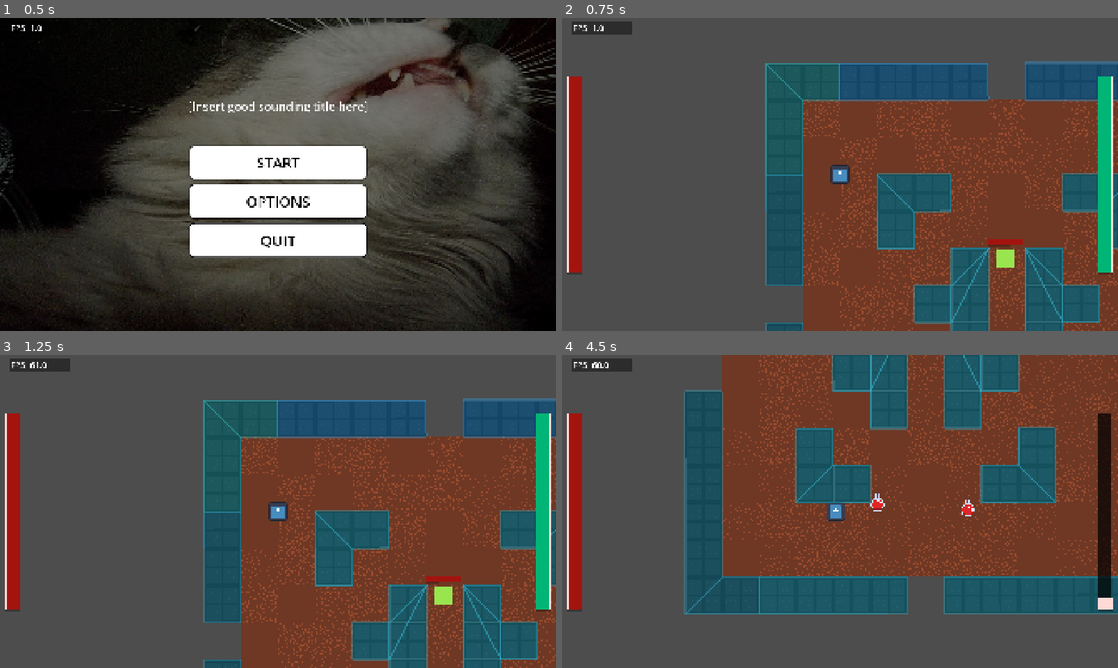
Above: before the commit, frames 1-4 (two rows, left to right).
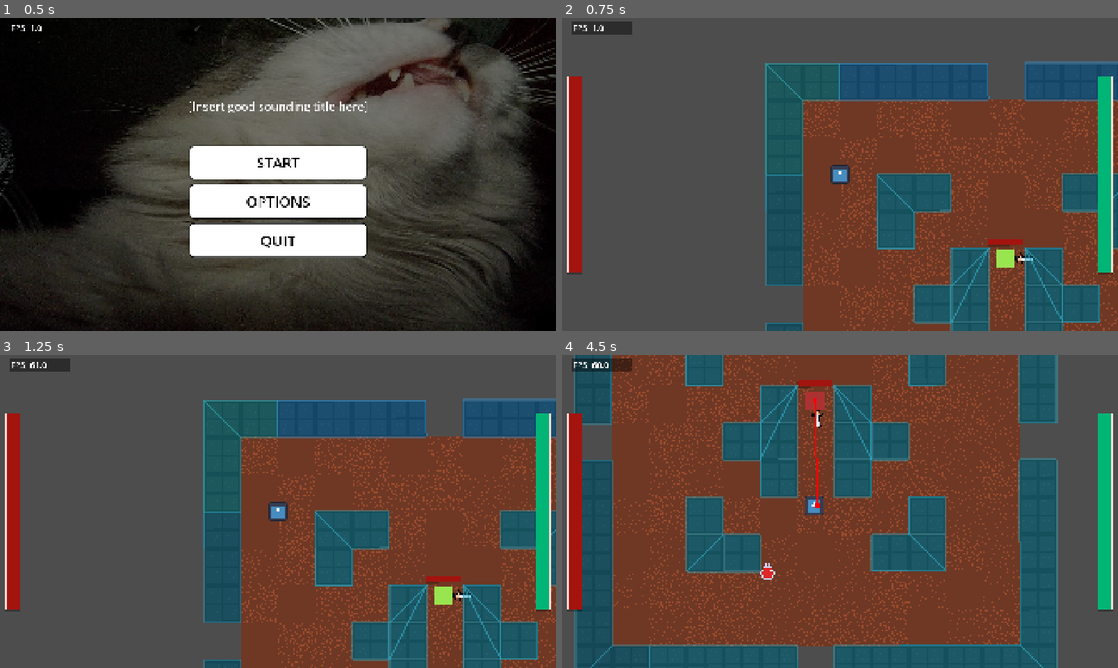
Above: after the commit, the same moments.

Repository: BananerCatter/untitled-roguelike
Game: Godot game, scene res://scenes/main.tscn
The game is run twice, just before and just after one commit, with the same random seed, the same clock (stepped at 60 frames per second) and the same inputs. The engine's default icon, where the game draws it, is replaced by a stand-in: a white triangle on a blue panel in a dark square.
Inputs (mouse positions are in pixels of both pictures, inside the frame that each line leads up to):
- Up to frame 1 (0.5 s): no input
- Up to frame 2 (0.75 s): click "START" at 0.5 s
- Up to frame 3 (1.25 s): no input
- Up to frame 4 (4.5 s): tap Enter at 1.25 s; move the mouse to (962, 495) at 1.27 s; press the mouse at (962, 495) at 1.28 s; hold D (right) 1.28-2.03 s; move the mouse to (728, 527) at 2.02 s; release the mouse at (728, 527) at 2.03 s; hold S (down) 2.03-2.78 s; tap Shift (dash) at 2.1 s; click (728, 527) at 2.3 s; move the mouse to (895, 442) at 2.77 s; press the mouse at (895, 442) at 2.78 s; hold D (right) 2.78-3.53 s; tap E (interact) at 2.85 s; move the mouse to (812, 574) at 3.52 s; release the mouse at (812, 574) at 3.53 s; hold W (up) 3.53-4.28 s; click (812, 574) at 3.6 s; move the mouse to (1006, 558) at 4.27 s; press the mouse at (1006, 558) at 4.28 s; hold A (left) from 4.28 s (still down); tap Alt at 4.35 s

Frame 1 is identical in both runs. In frame 2, less than 0.1% of the frame differs, in the area x 81-85%, y 74-79%; in frame 3, less than 0.1%; in frame 4, 75%, in the area x 2-100%, y 0-100%.

Commit message:
Made the weapons functional yay yay yippee

Diff:
--- a/untitled-roguelike/scenes/base_enemy.tscn
+++ b/untitled-roguelike/scenes/base_enemy.tscn
@@ -3,6 +3,7 @@
 [ext_resource type="Texture2D" uid="uid://bhp2st6ykjigg" path="res://assets/img/animation/Sprite-0001-Sheet.png" id="1_n1jr3"]
 [ext_resource type="Script" uid="uid://d0oqb5705hvbv" path="res://scripts/base_enemy.gd" id="1_sw3va"]
 [ext_resource type="Resource" uid="uid://baheirlcclwxy" path="res://resources/base_enemy_stats.tres" id="2_kegi0"]
+[ext_resource type="Resource" uid="uid://bwpwef0ycs4r5" path="res://resources/items/dagger.tres" id="3_rfapk"]
 [ext_resource type="Script" uid="uid://cfkxrn82ksxc7" path="res://scripts/enemy_hp.gd" id="4_64ljx"]
 [ext_resource type="Script" uid="uid://c2qaivfsi7ncn" path="res://scripts/hurtbox.gd" id="5_64ljx"]
 [ext_resource type="Script" uid="uid://dvvx7oyset3k2" path="res://scripts/state_machine/state_machine.gd" id="6_j4o54"]
@@ -98,6 +99,7 @@
 speed = 80.0
 acceleration = 50.0
 dash_mult = 4.0
+item = ExtResource("3_rfapk")
 hitbox_shape = SubResource("CircleShape2D_64ljx")
 dash_duration = NodePath("DashDuration")
 dash_cooldown = NodePath("DashCooldown")
--- a/untitled-roguelike/scenes/game_ui.tscn
+++ b/untitled-roguelike/scenes/game_ui.tscn
@@ -33,6 +33,7 @@
 anchor_bottom = 1.0
 grow_horizontal = 2
 grow_vertical = 2
+mouse_filter = 1
 
 [node name="MarginContainer" type="MarginContainer" parent="HUD" unique_id=991519412]
 custom_minimum_size = Vector2(50, 0)
--- a/untitled-roguelike/scenes/main_level.tscn
+++ b/untitled-roguelike/scenes/main_level.tscn
@@ -11,11 +11,11 @@
 [ext_resource type="Resource" uid="uid://bj6axf72wwwpp" path="res://resources/items/basic_potion.tres" id="9_iqu8w"]
 [ext_resource type="PackedScene" uid="uid://cq5m7r3f7j3vx" path="res://scenes/chest.tscn" id="10_5fr2l"]
 
-[sub_resource type="Resource" id="Resource_mwgft"]
+[sub_resource type="Resource" id="Resource_5fr2l"]
 resource_local_to_scene = true
 script = ExtResource("7_o6xl0")
 max_health_level = 3
-damage_level = 3
+damage_level = 1
 defence_level = 3
 base_max_health = 300
 base_damage = 100.0
@@ -30,9 +30,10 @@
 source_geometry_group_name = &"enemy_navigation"
 agent_radius = 14.0
 
-[sub_resource type="Resource" id="Resource_adxub"]
+[sub_resource type="Resource" id="Resource_2sb77"]
 resource_local_to_scene = true
 script = ExtResource("7_o6xl0")
+damage_level = 2
 base_max_health = 300
 base_damage = 20.0
 base_defence = 10.0
@@ -55,7 +56,7 @@
 [node name="Player" parent="." unique_id=1112876604 instance=ExtResource("1_o5qli")]
 unique_name_in_owner = true
 position = Vector2(709, 350)
-stats = SubResource("Resource_mwgft")
+stats = SubResource("Resource_5fr2l")
 
 [node name="GameUi" parent="." unique_id=1748888889 instance=ExtResource("4_jyhfs")]
 
@@ -64,7 +65,7 @@
 
 [node name="BaseEnemy" parent="." unique_id=1743834607 instance=ExtResource("6_tefeu")]
 position = Vector2(852.4016, 423.20743)
-stats = SubResource("Resource_adxub")
+stats = SubResource("Resource_2sb77")
 
 [node name="PotionPickupTest" type="Node2D" parent="." unique_id=1973899873]
 position = Vector2(811.1893, 573.1492)
--- a/untitled-roguelike/scenes/weapons_in_hand/dagger.tscn
+++ b/untitled-roguelike/scenes/weapons_in_hand/dagger.tscn
@@ -2,33 +2,32 @@
 
 [ext_resource type="Script" uid="uid://bdys774a07pvm" path="res://scenes/weapons_in_hand/melee_weapon.gd" id="1_n2p8t"]
 [ext_resource type="Texture2D" uid="uid://c1c5b4ikmgcuu" path="res://assets/img/animation/dagger_basic.png" id="2_ub7w6"]
-[ext_resource type="Script" uid="uid://jshsp37qkije" path="res://scripts/hitbox.gd" id="3_ub7w6"]
+
+[sub_resource type="CapsuleShape2D" id="CapsuleShape2D_b013q"]
+radius = 4.0
+height = 24.0
 
 [sub_resource type="AtlasTexture" id="AtlasTexture_lpp5k"]
 atlas = ExtResource("2_ub7w6")
 region = Rect2(0, 0, 16, 0)
 
-[sub_resource type="CapsuleShape2D" id="CapsuleShape2D_b013q"]
-radius = 4.0
-height = 24.0
-
 [sub_resource type="Animation" id="Animation_ub7w6"]
 resource_name = "LightAttack1"
+length = 0.5
 tracks/0/type = "value"
 tracks/0/imported = false
 tracks/0/enabled = true
 tracks/0/path = NodePath("PivotPoint:rotation")
-tracks/0/interp = 2
+tracks/0/interp = 1
 tracks/0/loop_wrap = true
 tracks/0/keys = {
-"times": PackedFloat32Array(0, 0.23462832, 0.30147135, 0.5107191, 1),
-"transitions": PackedFloat32Array(1, 1, 1, 1, 1),
+"times": PackedFloat32Array(0, 0.04946508, 0.08063484, 0.17543705, 0.25932813, 0.5),
+"transitions": PackedFloat32Array(0.24999942, 2.0705273, 1, 1, 1, 1),
 "update": 0,
-"values": [0.0, -0.71383965, -0.6981317, 0.7853982, 0.0]
+"values": [0.0, -0.8726646259971648, -0.6981317, -0.6981317, 0.8726646259971648, 0.0]
 }
 
 [sub_resource type="Animation" id="Animation_72jd1"]
-length = 0.001
 tracks/0/type = "value"
 tracks/0/imported = false
 tracks/0/enabled = true
@@ -39,7 +38,7 @@
 "times": PackedFloat32Array(0),
 "transitions": PackedFloat32Array(1),
 "update": 0,
-"values": [-0.71383965]
+"values": [0.0]
 }
 
 [sub_resource type="AnimationLibrary" id="AnimationLibrary_g5ps3"]
@@ -48,26 +47,21 @@
 &"RESET": SubResource("Animation_72jd1")
 }
 
-[node name="Dagger" type="Node2D" unique_id=1896490673 node_paths=PackedStringArray("pivot_point", "hitbox")]
+[node name="Dagger" type="Node2D" unique_id=1896490673 node_paths=PackedStringArray("pivot_point", "animation", "sprite")]
 script = ExtResource("1_n2p8t")
 pivot_point = NodePath("PivotPoint")
-hitbox = NodePath("PivotPoint/WeaponSprite/Hitbox")
+hitbox_shape = SubResource("CapsuleShape2D_b013q")
+animation = NodePath("AnimationPlayer")
+sprite = NodePath("PivotPoint/WeaponSprite")
+rotation_speed = 30
+damage = 10
 
 [node name="PivotPoint" type="Marker2D" parent="." unique_id=1162009274]
-rotation = -0.71383965
 
 [node name="WeaponSprite" type="Sprite2D" parent="PivotPoint" unique_id=2108815961]
 position = Vector2(16, 0)
 rotation = 1.5707964
 texture = SubResource("AtlasTexture_lpp5k")
 
-[node name="Hitbox" type="Area2D" parent="PivotPoint/WeaponSprite" unique_id=1482060600]
-script = ExtResource("3_ub7w6")
-metadata/_custom_type_script = "uid://jshsp37qkije"
-
-[node name="CollisionShape2D" type="CollisionShape2D" parent="PivotPoint/WeaponSprite/Hitbox" unique_id=2115667864]
-position = Vector2(-4.3711395e-08, -1)
-shape = SubResource("CapsuleShape2D_b013q")
-
 [node name="AnimationPlayer" type="AnimationPlayer" parent="." unique_id=555066362]
 libraries/ = SubResource("AnimationLibrary_g5ps3")
--- a/untitled-roguelike/scenes/weapons_in_hand/melee_weapon.gd
+++ b/untitled-roguelike/scenes/weapons_in_hand/melee_weapon.gd
@@ -1,18 +1,17 @@
 class_name HeldWeapon extends Node2D
 
 @export var pivot_point: Marker2D
-@export var hitbox: Hitbox
+@export var hitbox_shape: Shape2D
 @export var animation: AnimationPlayer
+@export var sprite: Sprite2D
+@export var rotation_speed: int
+@export var damage: int
+
 # Called when the node enters the scene tree for the first time.
 func _ready() -> void:
-	pass # Replace with function body.
+	global_rotation=0
 
 
 # Called every frame. 'delta' is the elapsed time since the previous frame.
-func _process(_delta: float) -> void:
-	pivot_point.look_at(get_global_mouse_position())
-
-
-func _unhandled_input(event: InputEvent) -> void:
-	if event.is_action_pressed("light_attack"):
-		pass
+func _process(delta: float) -> void:
+	pass
--- a/untitled-roguelike/scripts/base_enemy.gd
+++ b/untitled-roguelike/scripts/base_enemy.gd
@@ -9,6 +9,8 @@
 @export var acceleration: float
 @export var dash_mult: float
 
+var held_item: HeldWeapon
+@export var item:Item
 
 @export var hitbox_shape: Shape2D
 var hitbox: Hitbox
@@ -39,6 +41,9 @@
 	stats.health_changed.connect(damage_bar._get_value)
 	stats.health_changed.emit(stats.health, stats.current_max_health)
 	#add to state machine when done
+	held_item = item.held_weapon.instantiate()
+	add_child(held_item)
+
 
 
 func _physics_process(delta: float) -> void:
--- a/untitled-roguelike/scripts/hitbox.gd
+++ b/untitled-roguelike/scripts/hitbox.gd
@@ -2,14 +2,15 @@
 var attacker_stats: Stats
 var hitbox_lifetime: float
 var shape: Shape2D
+var hitlog: Hitlog
 
 
-
-func _init(_attacker_stats: Stats, _hitbox_lifetime: float, _shape: Shape2D) -> void:
+func _init(_attacker_stats: Stats, _hitbox_lifetime: float, _shape: Shape2D, _weapon_damage: int, _hitlog:Hitlog) -> void:
 	attacker_stats=_attacker_stats
 	hitbox_lifetime=_hitbox_lifetime
 	shape=_shape
-
+	attacker_stats.current_damage+=_weapon_damage
+	hitlog = _hitlog
 
 func _ready():
 	monitorable= false
@@ -37,4 +38,13 @@
 func _on_area_entered(area: Area2D):
 	if not area.has_method("receive_hit"):
 		return
+
+	var hurbox_owner = area.owner
+	if hitlog:
+		if hitlog.has_hit(hurbox_owner):
+			return
+		else:
+			hitlog.log_hit(hurbox_owner)
+
+
 	area.receive_hit(attacker_stats.current_damage)
--- /dev/null
+++ b/untitled-roguelike/scripts/hitlog.gd
@@ -0,0 +1,9 @@
+class_name Hitlog extends RefCounted
+
+var hit_log: Array = []
+
+func has_hit(node:Node) -> bool:
+	return hit_log.has(node)
+
+func log_hit(node:Node) -> void:
+	hit_log.append(node)
--- a/untitled-roguelike/scripts/items/item_types/weapon.gd
+++ b/untitled-roguelike/scripts/items/item_types/weapon.gd
@@ -2,10 +2,10 @@
 
 @export var damage:int
 @export var weapon_in_hand_scene: PackedScene
-var held_weapon: HeldWeapon
+var held_weapon: PackedScene
 func _init() -> void:
 	item_type = TYPE.weapon_item
 	call_deferred("init_hand")
 
 func init_hand():
-	held_weapon = weapon_in_hand_scene.instantiate()
+	held_weapon = weapon_in_hand_scene
--- a/untitled-roguelike/scripts/player.gd
+++ b/untitled-roguelike/scripts/player.gd
@@ -40,6 +40,7 @@
 	inventory.get_slots()
 
 
+
 func take_damage(damage:int) -> void:
 	stats.take_damage(damage)
 
@@ -71,15 +72,17 @@
 
 
 func _on_item_selected(item:Item):
-	if item.item_type== Item.TYPE.consumable_item:
-		stats.use_consumable(item.name)
-		inventory.remove_item(item)
-		update_inventory.emit()
-	if item.item_type == Item.TYPE.weapon_item:
-		held_item = item.held_weapon
-		add_child(held_item)
-		inventory.remove_item(item)
-		update_inventory.emit()
+	if item:
+		if item.item_type== Item.TYPE.consumable_item:
+			stats.use_consumable(item.name)
+			inventory.remove_item(item)
+			update_inventory.emit()
+		if item.item_type == Item.TYPE.weapon_item:
+			held_item = item.held_weapon.instantiate()
+			add_child(held_item)
+			inventory.remove_item(item)
+			update_inventory.emit()
+
 
 
 func get_items_from_chest(item_dict:Dictionary[Item,int], key_item:Item):
@@ -92,6 +95,11 @@
 	stamina_cooldown.start()
 	stamina_changed.emit((stamina*100/max_stamina))
 
+func weapon_orbit_mouse(delta:float):
+	if not held_item.animation.is_playing():
+		var direction = get_global_mouse_position() - held_item.global_position
+		held_item.global_rotation = lerp_angle(held_item.global_rotation, direction.angle(), delta*held_item.rotation_speed)
+
 
 func _physics_process(delta: float) -> void:
 
@@ -103,6 +111,8 @@
 		if(stamina>max_stamina):
 			stamina=max_stamina
 		stamina_changed.emit((stamina*100/max_stamina))
+	if held_item:
+		weapon_orbit_mouse(delta)
 
 	move_and_slide()
 
--- a/untitled-roguelike/scripts/state_machine/enemy_basic/enemy_light_attack.gd
+++ b/untitled-roguelike/scripts/state_machine/enemy_basic/enemy_light_attack.gd
@@ -3,8 +3,16 @@
 
 # Called when the node enters the scene tree for the first time.
 func enter_state() ->void:
-	hitbox = Hitbox.new (character.stats, 0.5, character.hitbox_shape)
-	character.add_child(hitbox)
+	character.held_item.animation.play("LightAttack1")
+	hitbox = Hitbox.new (character.stats, 0.4, character.held_item.hitbox_shape, character.held_item.damage, Hitlog.new())
+	character.held_item.sprite.add_child(hitbox)
 	change_state.emit("idle")
+
+
+func update(delta:float) -> void:
+	if not character.held_item.animation.is_playing():
+		character.held_item.animation.play("LightAttack1")
+
+
 func exit_state() -> void:
 	character.dash_cooldown.start()
--- a/untitled-roguelike/scripts/state_machine/enemy_basic/enemy_moving.gd
+++ b/untitled-roguelike/scripts/state_machine/enemy_basic/enemy_moving.gd
@@ -27,7 +27,7 @@
 
 	#if character.can_dash && character.dash_cooldown.is_stopped():
 		#change_state.emit("dash")
-
+	weapon_follow_path(delta)
 	if character.stop:
 		change_state.emit("idle")
 	if not character.player_found:
@@ -37,9 +37,16 @@
 
 func _on_nav_recalc_timer_timeout() -> void:
 	set_target_position(character.player.global_position)
+
+
 func actor_setup() ->void:
 	await get_tree().physics_frame
 	set_target_position(character.player.global_position)
 
 func set_target_position(position:Vector2) -> void:
 	navigation_agent.target_position = position
+
+func weapon_follow_path(delta:float):
+	if not character.held_item.animation.is_playing():
+		var direction = navigation_agent.target_position - character.held_item.global_position
+		character.held_item.global_rotation = lerp_angle(character.held_item.global_rotation, direction.angle(), delta*character.held_item.rotation_speed)
--- a/untitled-roguelike/scripts/state_machine/player/player_idle_state.gd
+++ b/untitled-roguelike/scripts/state_machine/player/player_idle_state.gd
@@ -4,8 +4,14 @@
 # Called when the node enters the scene tree for the first time.
 func update(delta:float) -> void:
 	character.speed = move_toward(character.speed, 0, character.acceleration*delta)
+	character.velocity = character.get_input()*character.speed
 	if character.get_input() != Vector2.ZERO && character.dash_cooldown.is_stopped():
 		change_state.emit("MOVING")
-	if Input.is_action_just_pressed("light_attack") && character.stamina >0:
-			change_state.emit("LIGHT_ATTACK")
-	character.velocity=character.get_input()*character.speed
+
+
+
+func _unhandled_key_input(event: InputEvent) -> void:
+	if event.is_action_released("light_attack")  && character.stamina >0:
+
+		if character.held_item and not character.held_item.animation.is_playing():
+				change_state.emit("light_attack")
--- a/untitled-roguelike/scripts/state_machine/player/player_light_attack.gd
+++ b/untitled-roguelike/scripts/state_machine/player/player_light_attack.gd
@@ -4,12 +4,19 @@
 func enter_state():
 	character.lose_stamina(20)
 	direction=character.get_input()
+	hitbox = Hitbox.new (character.stats, 0.4, character.held_item.hitbox_shape, character.held_item.damage, Hitlog.new())
+	character.held_item.sprite.add_child(hitbox)
 
+func update(delta:float) -> void:
+	if not character.held_item.animation.is_playing():
+		character.held_item.animation.play("LightAttack1")
+	change_state.emit("idle")
 
 func physics_update(delta:float) -> void:
-	hitbox = Hitbox.new (character.stats, 0.5, character.hitbox_shape)
-	character.add_child(hitbox)
-	change_state.emit("idle")
+	if character.held_item.animation.is_playing():
+			character.speed = move_toward(character.speed, 0, character.acceleration*delta)
+	character.velocity = character.get_input()*character.speed
+
 
 
 func exit_state():
--- a/untitled-roguelike/scripts/state_machine/player/player_moving_state.gd
+++ b/untitled-roguelike/scripts/state_machine/player/player_moving_state.gd
@@ -16,6 +16,11 @@
 		change_state.emit("idle")
 	if Input.is_action_just_pressed("dash") && character.can_dash:
 			change_state.emit("dash")
-	if Input.is_action_just_pressed("light_attack") && character.stamina >0:
-			change_state.emit("light_attack")
+
 	character.velocity = character.get_input()*character.speed
+
+
+func _unhandled_input(event: InputEvent) -> void:
+	if event.is_action_released("light_attack")  && character.stamina >0:
+		if character.held_item and not character.held_item.animation.is_playing():
+				change_state.emit("light_attack")
Not shown, added: untitled-roguelike/scripts/hitlog.gd.uid
